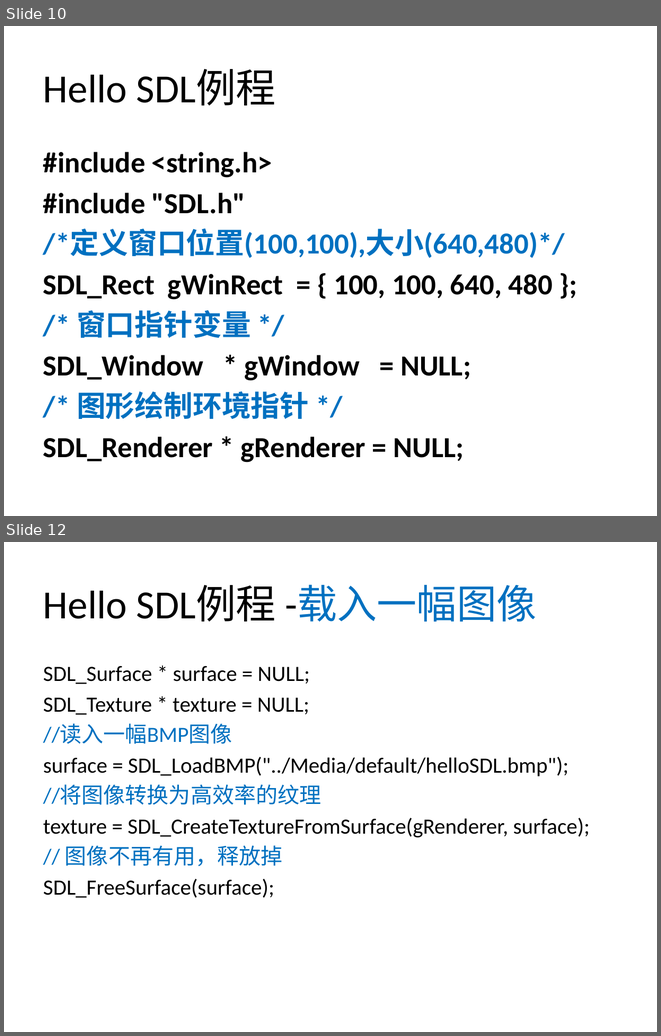
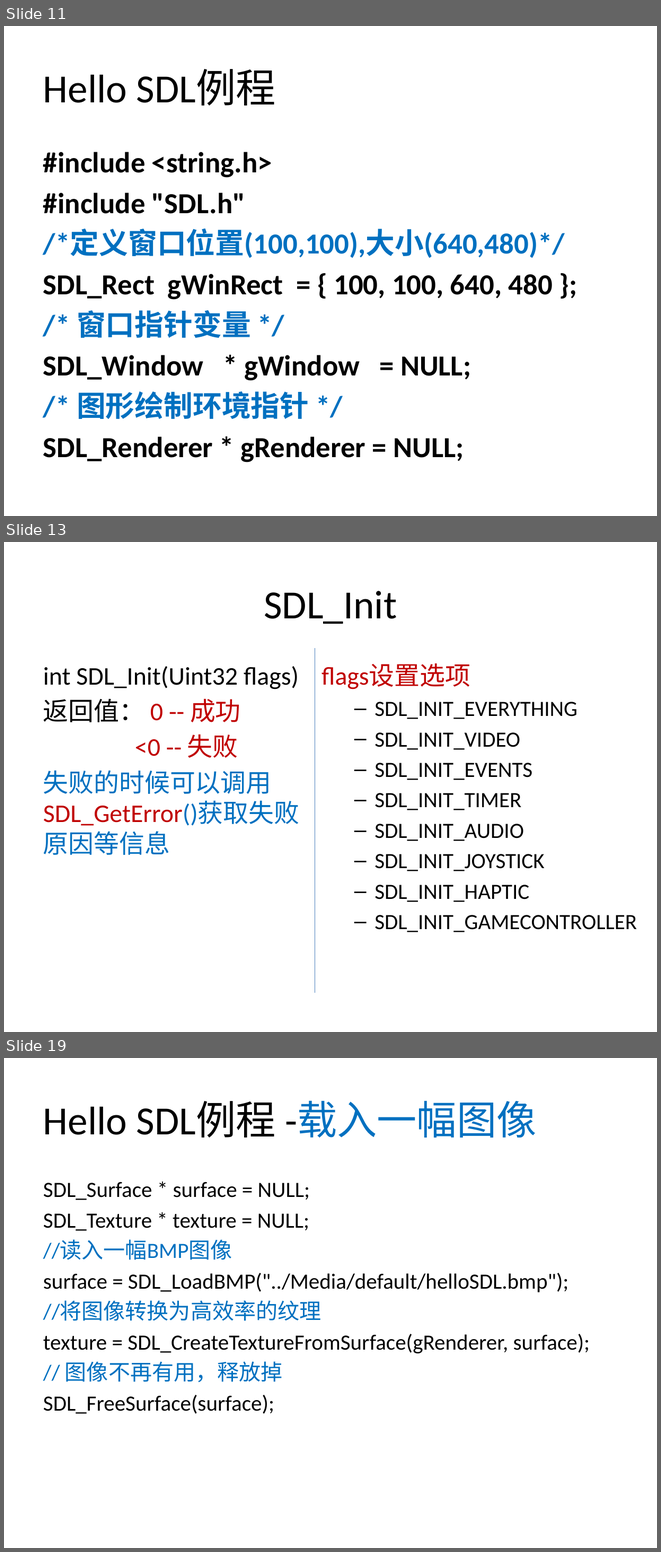
Before and after one commit to xinguo2015/SDL2Project2017, a slide deck: Tutorials/SDL2Tutorials.pptx. Shown one above the other, each under a label of ours: slides 10 and 12 before the commit, slides 11, 13 and 19 after it; the slides between them are not shown. The pictures are 661x1036 and 661x1552 pixels, drawn with LibreOffice and Linux fonts; fonts in the diff are those of the drawing; background and template pictures are left out. Boxes give left, top, right and bottom in pixels: in the first picture for what was removed or moved away, otherwise in the second. Text is boxed around its words. In the diff, an @@ line names an element or a change of style, - is before the commit and + after.

```diff
--- a/Tutorials/SDL2Tutorials.pptx
+++ b/Tutorials/SDL2Tutorials.pptx
@@ slide 13 added at <box>4,542,657,1032</box>, background #FFFFFF @@
@@ title added at <box>264,591,397,624</box>, 44 pt, text #000000 @@
+SDL_Init
@@ line added from (315, 648) to (315, 992), #4B7EBC 0.75 pt @@
@@ text added at <box>43,666,299,855</box>, 28 pt, text #000000 @@
+int SDL_Init(Uint32 flags)
+返回值： 0 -- 成功
+<0 -- 失败
+失败的时候可以调用SDL_GetError()获取失败原因等信息
@@ text added at <box>321,663,637,932</box>, 24 pt, text #000000 @@
+flags设置选项
+  – SDL_INIT_EVERYTHING
+  – SDL_INIT_VIDEO
+  – SDL_INIT_EVENTS
+  – SDL_INIT_TIMER
+  – SDL_INIT_AUDIO
+  – SDL_INIT_JOYSTICK
+  – SDL_INIT_HAPTIC
+  – SDL_INIT_GAMECONTROLLER
@@ what was slide 10 is now slide 11 @@
@@ what was slide 12 is now slide 19 @@
```
Also in this commit, not shown: 1 slide changed, 7 other slides added, 1 other file.
